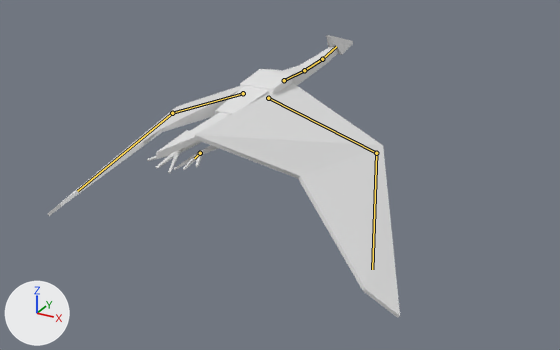
Renders of the Blender file mods/lagwing/models/lagwing.blend from each side of a commit.
Rendered twice from a 50 mm camera at (171.0, -318.0, 109.0) aimed at (7.0, -19.0, -40.0). Arrows for +X, +Y and +Z are at lower left; the lights stay in place. Both versions are drawn at frame 161 of the action 'ArmatureAction.003'; the numbers are the values there. The bones that change are drawn over the model as lines.

Names of what the first picture shows: 'Belly', 'BreastKeel', 'Head', 'LeftToe3', 'LeftWing1', 'LowerNeck', 'RightToe1', 'RightWing1', 'TailFan'.
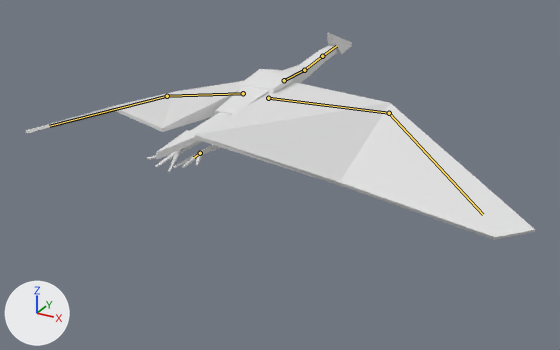
What differs and where, as boxes [x1, y1, x2, y2] in the pictures (560 x 350 px):
'RightWing1', posed (66% wider, 33% shorter): before [195, 83, 400, 318]; after [195, 82, 535, 240]
'LeftWing1', posed (13% wider, 59% shorter): before [48, 86, 240, 216]; after [26, 81, 243, 134]
'LowerNeck', posed: before [283, 47, 338, 85]; after [282, 45, 338, 83]
'Head', posed (7% narrower): before [326, 35, 353, 55]; after [327, 33, 352, 54]
'LeftToe3', posed: [147, 151, 180, 173] in both
'RightToe1', posed (10% shorter): before [174, 151, 203, 170]; after [173, 151, 203, 168]
bone 'MiddleNeck', root to tip: before (304, 70) to (322, 59); after (304, 70) to (322, 56)
bone 'UpperNeck', root to tip: before (322, 59) to (336, 46); after (322, 56) to (336, 46)
bone 'Wing.r', root to tip: before (268, 98) to (376, 153); after (268, 98) to (389, 113)
bone 'WingTip.r', root to tip: before (376, 153) to (372, 269); after (389, 113) to (483, 214)
bone 'Foot.r', root to tip: before (200, 153) to (194, 158); after (200, 153) to (194, 157)
bone 'Wing.l', root to tip: before (243, 93) to (172, 113); after (243, 93) to (167, 96)
bone 'WingTip.l', root to tip: before (172, 113) to (77, 191); after (167, 96) to (49, 126)

What the commit changed:
Bone 'LowerNeck' (bone_lowerneck) turns from (-1, 0, 1) to (0, 0, 1) degrees about its own x, y and z.
Bone 'MiddleNeck' (bone_middleneck) turns from (4, 0, -2) to (7, 0, -2) degrees about its own x, y and z.
Bone 'UpperNeck' (bone_upperneck) turns from (0, 0, -1) to (-10, 0, 0) degrees about its own x, y and z.
Bone 'Wing.r' (bone_wing_r) turns from (-22, 26, 21) to (-22, 26, 0) degrees about its own x, y and z.
Bone 'WingTip.r' (bone_wingtip_r) turns from (-1, -9, -3) to (27, -1, -3) degrees about its own x, y and z.
Bone 'Foot.r' (bone_foot_r) turns from (0, -1, -10) to (0, -1, -14) degrees about its own x, y and z.
Bone 'Wing.l' (bone_wing_l) turns from (-22, -26, -21) to (-22, 0, -21) degrees about its own x, y and z.
Bone 'WingTip.l' (bone_wingtip_l) turns from (-1, 9, 3) to (28, 1, 0) degrees about its own x, y and z.
